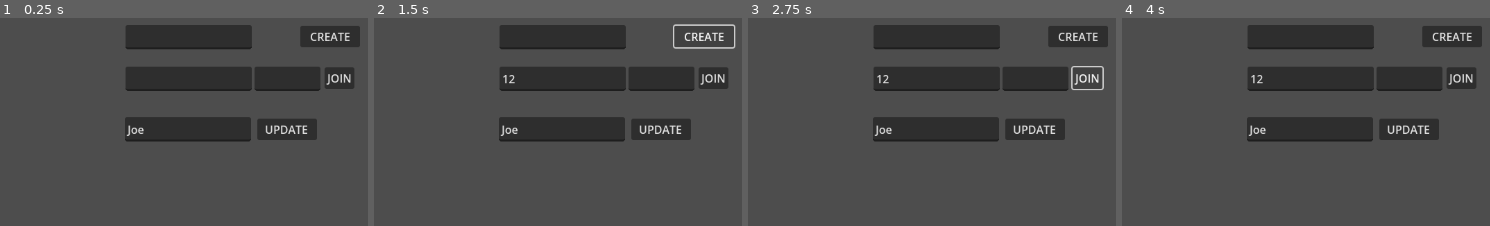
Above: before the commit, frames 1-4 (left to right).
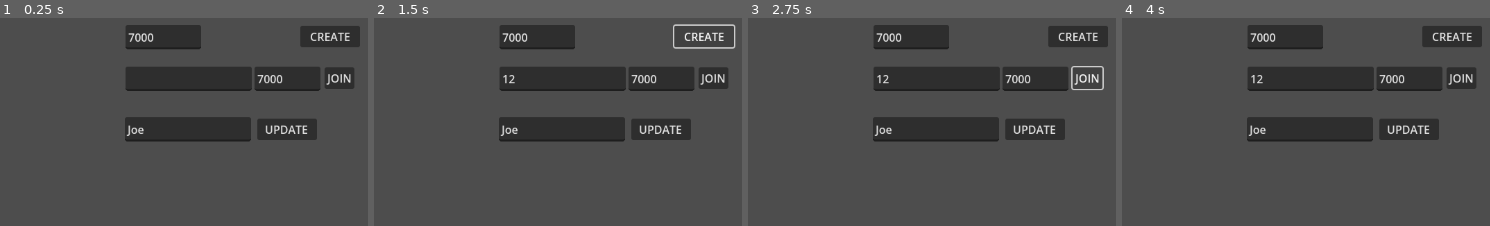
Above: after the commit, the same moments.

Repository: alexanderivanov2424/GodotTesting
Game: Godot game, scene res://main.tscn
Two runs of this game, one before a commit and one after it. Both use one fixed random seed, a clock stepped at 60 frames per second and the inputs below.
Inputs (mouse positions are % of the whole screen's width and height, from its top left):
- Up to frame 1 (0.25 s): no input
- Up to frame 2 (1.5 s): click (76, 15) at 0.52 s; type "12" at 0.6 s; click "CREATE" at 1.25 s
- Up to frame 3 (2.75 s): click "JOIN" at 2 s
- Up to frame 4 (4 s): click "UPDATE" at 2.75 s; click (70, 93) at 3.5 s
The pictures show only the part of the screen within x 50-100%, y 0-50%; the shares and areas given below are measured in that part.

The runs differ from the first frame. In frame 1, 1.9% of the frame differs, in the area x 34-77%, y 3-32%; in frame 2, 1.9%; in frame 3, 1.9%; in frame 4, 1.9%.

Commit message:
maybe done

Diff:
--- a/Lobby.gd
+++ b/Lobby.gd
@@ -1,4 +1,5 @@
 extends Node
+class_name Lobby
 
 # Autoload named Lobby
 
@@ -7,8 +8,6 @@
 signal player_disconnected(peer_id)
 signal server_disconnected
 
-const PORT = 7000
-const DEFAULT_SERVER_IP = "127.0.0.1" # IPv4 localhost
 const MAX_CONNECTIONS = 20
 
 # This will contain player info for every player,
@@ -33,17 +32,15 @@
 	multiplayer.server_disconnected.connect(_on_server_disconnected)
 
 
-func join_game(address = ""):
-	if address.is_empty():
-		address = DEFAULT_SERVER_IP
+func join_game(IP : String, PORT : int):
 	var peer = ENetMultiplayerPeer.new()
-	var error = peer.create_client(address, PORT)
+	var error = peer.create_client(IP, PORT)
 	if error:
 		return error
 	multiplayer.multiplayer_peer = peer
 
 
-func create_game():
+func create_game(PORT : int):
 	var peer = ENetMultiplayerPeer.new()
 	var error = peer.create_server(PORT, MAX_CONNECTIONS)
 	if error:
--- a/main.gd
+++ b/main.gd
@@ -6,23 +6,33 @@
 @onready
 var ChatLog : RichTextLabel = $ChatLog
 
+var lobby : Lobby = Lobby.new()
+
 func _ready() -> void:
 	print("Ready!")
-	print(InputBox.text)
+	lobby.player_connected.connect(_player_connected)
+	lobby.player_disconnected.connect(_player_disconnected)
+	lobby.server_disconnected.connect(_server_disconnected)
 
 func _process(delta: float) -> void:
 	print("tick" + str(delta))
 
+func _on_create_game_pressed() -> void:
+	lobby.create_game(int($Create/PORT.text))
 
-func _on_create_game_pressed() -> void:
+func _on_join_game_pressed() -> void:
+	lobby.join_game($Join/IP.text, int($Join/PORT.text))
+
+func _on_update_name_pressed() -> void:
 	pass # Replace with function body.
 
 
 
+func _player_connected(peer_id : int, player_info):
+	print(str(peer_id) + player_info["name"] + " connected!")
 
-func _on_join_game_pressed() -> void:
-	pass # Replace with function body.
+func _player_disconnected(peer_id : int):
+	print(str(peer_id) + " disconnected!")
 
-
-func _on_update_name_pressed() -> void:
-	pass # Replace with function body.
+func _server_disconnected():
+	print("server closed")
--- a/main.tscn
+++ b/main.tscn
@@ -1,6 +1,6 @@
 [gd_scene load_steps=2 format=3 uid="uid://djpuim0irbnix"]
 
-[ext_resource type="Script" uid="uid://b6e418hcnedil" path="res://main.gd" id="1_ig7tw"]
+[ext_resource type="Script" uid="uid://batieeqhryskg" path="res://Main.gd" id="1_ig7tw"]
 
 [node name="Root" type="Control"]
 layout_mode = 3
@@ -90,8 +90,9 @@
 layout_mode = 0
 offset_left = 12.0
 offset_top = 7.0
-offset_right = 194.0
+offset_right = 121.0
 offset_bottom = 42.0
+text = "7000"
 
 [node name="Button" type="Button" parent="Create"]
 layout_mode = 0
@@ -114,6 +115,7 @@
 offset_top = 7.0
 offset_right = 293.0
 offset_bottom = 42.0
+text = "7000"
 
 [node name="IP" type="TextEdit" parent="Join"]
 layout_mode = 0
Not shown, changed: main.gd.uid
